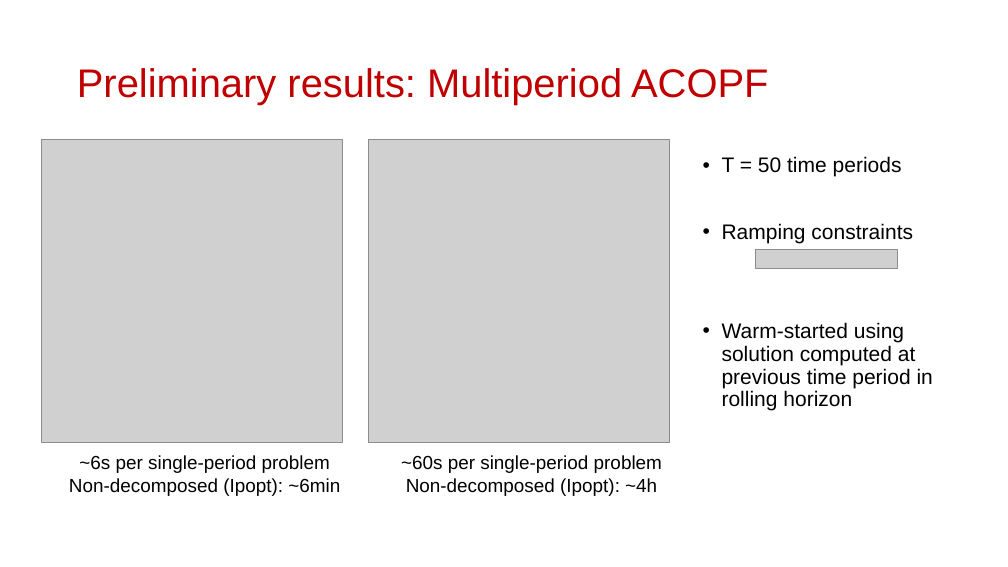
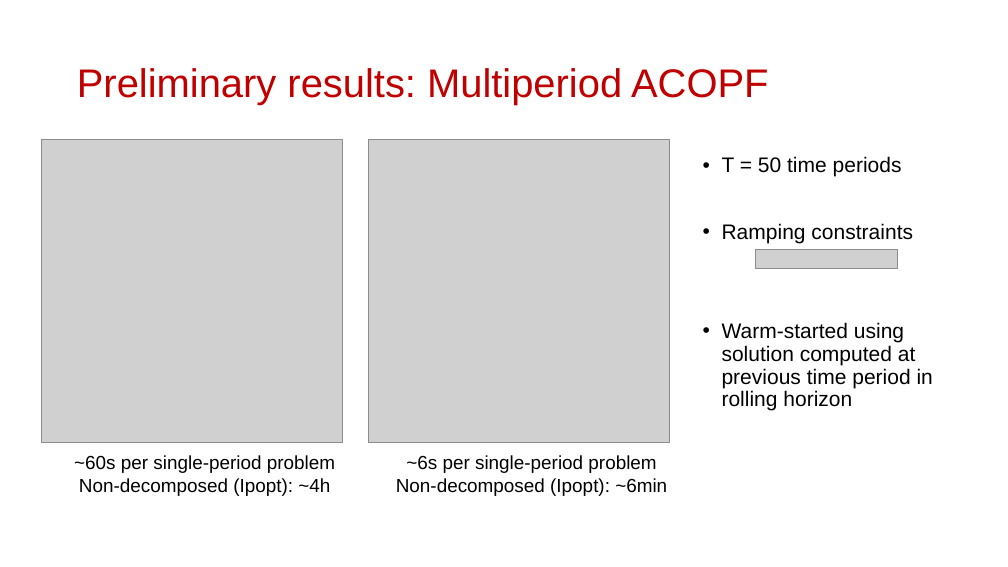
Before and after one commit to exanauts/ProxAL.jl, a slide deck: slide 5 of docs/presentations/ECP_May26_2020.pptx. Drawn at 1008x567 pixels with LibreOffice and Linux fonts; fonts in the diff are those of the drawing; grey boxes stand for pictures. Boxes give left, top, right and bottom in pixels: in the first picture for what was removed or moved away, otherwise in the second. Text is boxed around its words. In the diff, an @@ line names an element or a change of style, - is before the commit and + after.

Commit message:
Update slides

```diff
--- a/docs/presentations/ECP_May26_2020.pptx
+++ b/docs/presentations/ECP_May26_2020.pptx
@@ text at <box>74,455,335,496</box>: text changed @@
-~6s per single-period problem
-Non-decomposed (Ipopt): ~6min
+~60s per single-period problem
+Non-decomposed (Ipopt): ~4h
@@ text at <box>396,455,667,496</box>: text changed @@
-~60s per single-period problem
-Non-decomposed (Ipopt): ~4h
+~6s per single-period problem
+Non-decomposed (Ipopt): ~6min
```
